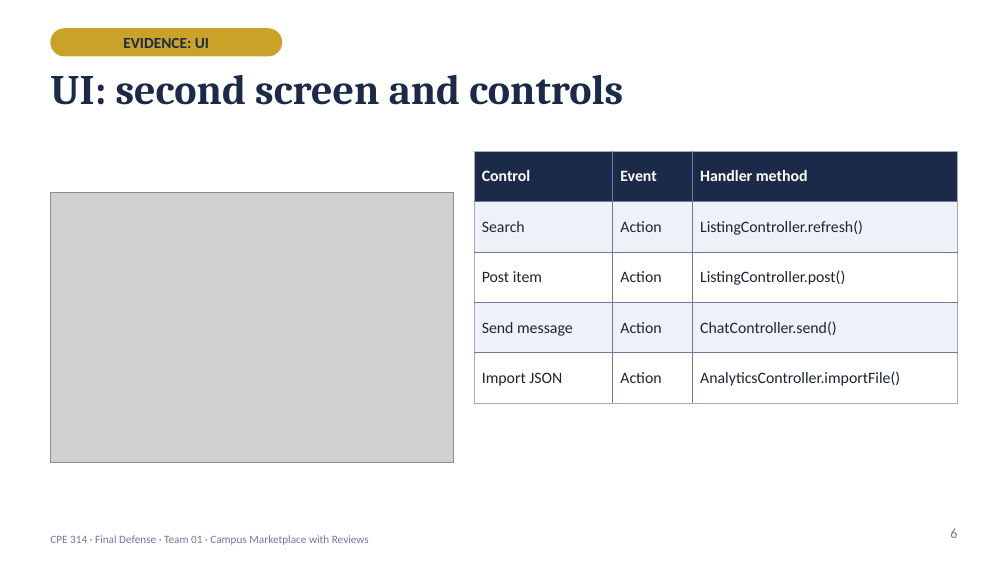
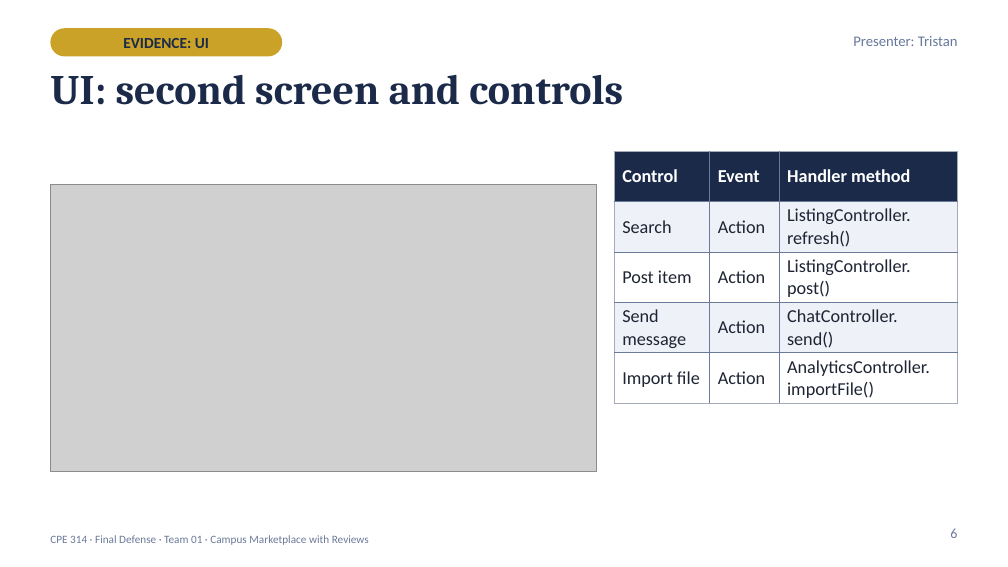
Before and after one commit to XionAce/cpe314-69323-capstone-team-01, a slide deck: slide 6 of docs/Group1_Campus_Marketplace_Final_Defense.pptx. Drawn at 1008x567 pixels with LibreOffice and Linux fonts; fonts in the diff are those of the drawing; grey boxes stand for pictures. Boxes give left, top, right and bottom in pixels: in the first picture for what was removed or moved away, otherwise in the second. Text is boxed around its words. In the diff, an @@ line names an element or a change of style, - is before the commit and + after.

```diff
--- a/docs/Group1_Campus_Marketplace_Final_Defense.pptx
+++ b/docs/Group1_Campus_Marketplace_Final_Defense.pptx
@@ text added at <box>853,36,958,46</box>, 10.5 pt, text #66799B @@
+Presenter: Tristan
@@ table at <box>614,151,958,482</box> @@
-row 2, column 3: ListingController.refresh()
+row 2, column 3: ListingController. / refresh()
-row 3, column 3: ListingController.post()
+row 3, column 3: ListingController. / post()
-row 4, column 3: ChatController.send()
+row 4, column 3: ChatController. / send()
-row 5, column 1: Import JSON
+row 5, column 1: Import file
-row 5, column 3: AnalyticsController.importFile()
+row 5, column 3: AnalyticsController. / importFile()
@@ size 11.3 to 13 pt in "Control", "Event", "Handler method", "Search" and 6 more places @@
@@ borders changed @@
@@ table: place and size @@
-table at <box>474,151,958,390</box>
+table at <box>614,151,958,482</box>
@@ picture: place and size @@
-picture at <box>50,193,454,463</box>
+picture at <box>50,184,597,471</box>
```
Also in this commit, not shown: 18 other slides changed, 5 slides added, 3 slides removed, 8 other files.
